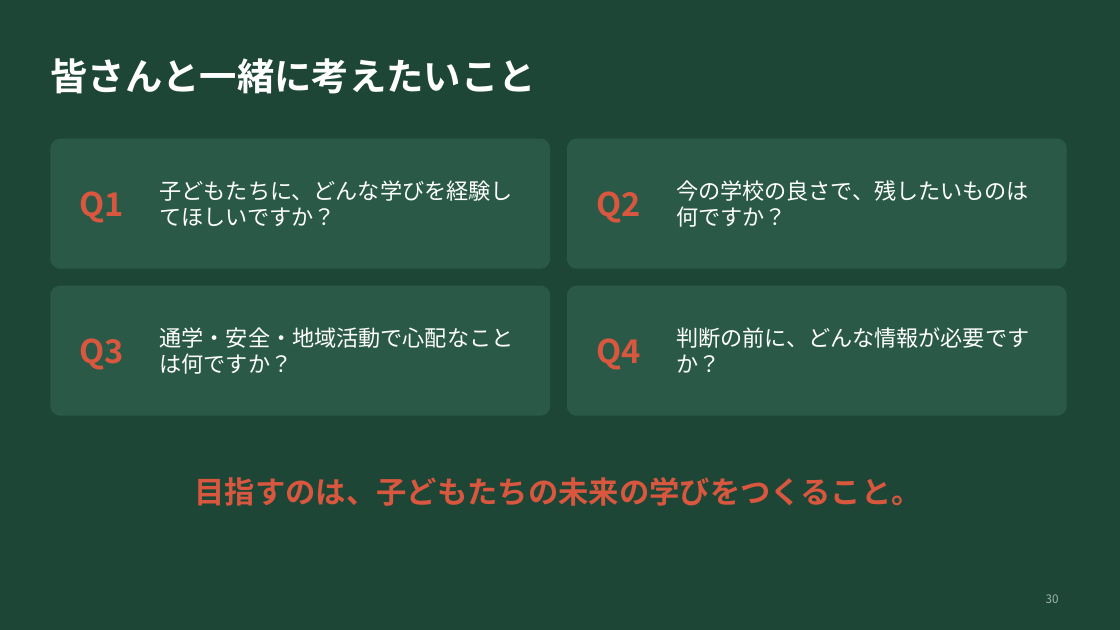
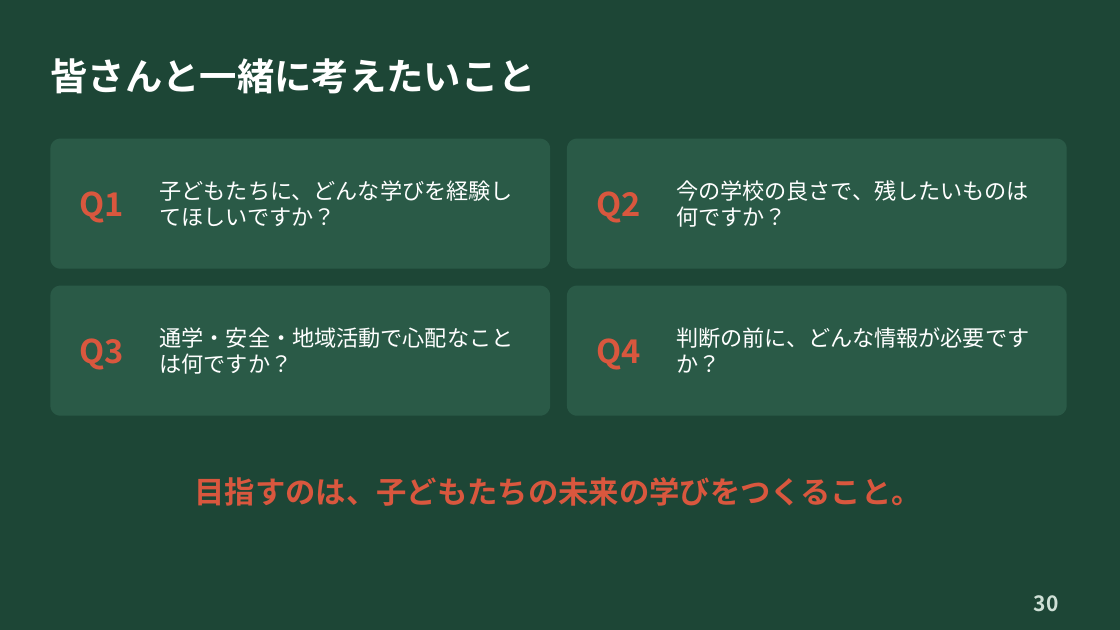
Before and after one commit to Masaki12008/GS, a slide deck: slide 30 of output/若穂地区_住民説明会資料.pptx. Drawn at 1120x630 pixels with LibreOffice and Linux fonts; fonts in the diff are those of the drawing. Boxes give left, top, right and bottom in pixels: in the first picture for what was removed or moved away, otherwise in the second. Text is boxed around its words. In the diff, an @@ line names an element or a change of style, - is before the commit and + after.

```diff
--- a/output/若穂地区_住民説明会資料.pptx
+++ b/output/若穂地区_住民説明会資料.pptx
@@ page number: place and size @@
-page number at (1046, 594, 1059, 603)
+page number at (1034, 595, 1059, 612)
@@ page number at (1034, 595, 1059, 612): size 10 to 18 pt, text colour #9DB8AB to #CFE0D6, bold on @@
```
Also in this commit, not shown: 31 other slides changed, 9 other files.
